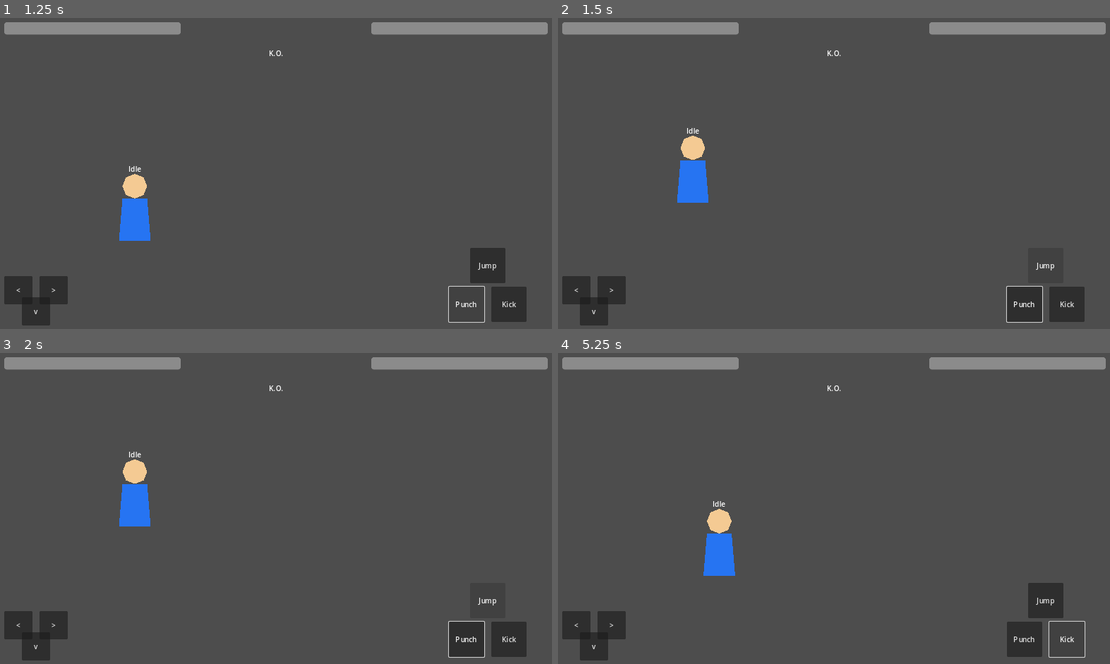
Above: before the commit, frames 1-4 (two rows, left to right).
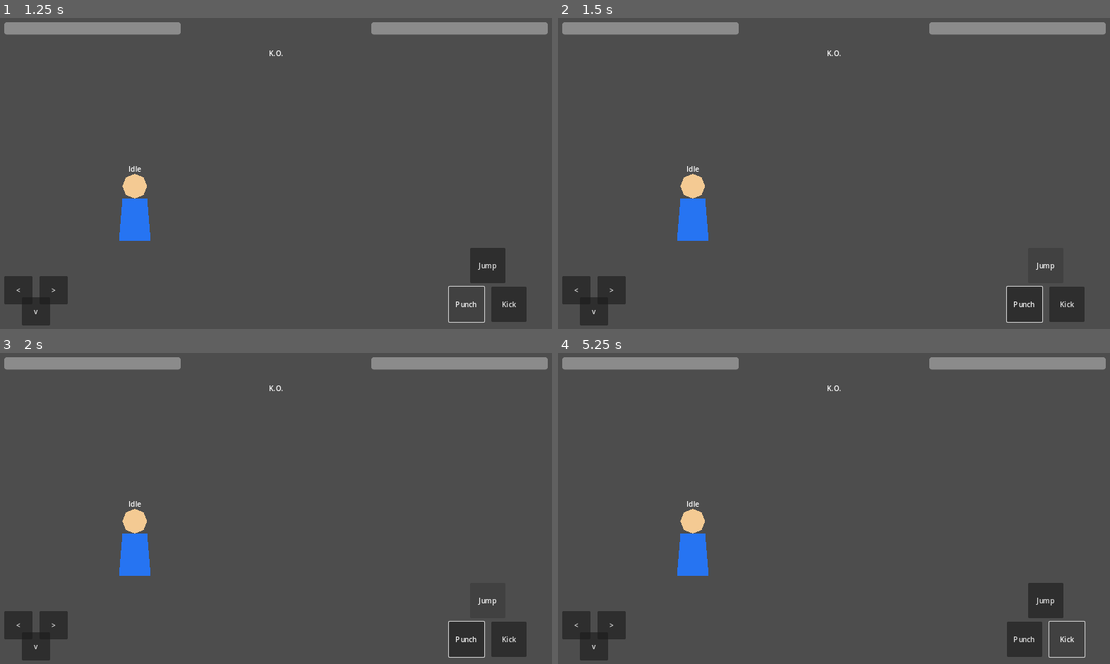
Above: after the commit, the same moments.

Repository: adamonine-stack/hashire-kaminari-dakkan-no-kobushi
Game: Godot game, scene res://scenes/Battle.tscn
Same seed, same stepped clock (60 frames per second), same inputs: the game is played once before the commit and once after it.
Inputs:
- Up to frame 1 (1.25 s): click "Punch" at 0.5 s
- Up to frame 2 (1.5 s): click "Jump" at 1.25 s
- Up to frame 3 (2 s): no input
- Up to frame 4 (5.25 s): click "<" at 2 s; click ">" at 2.75 s; click "v" at 3.5 s; click "Kick" at 4.25 s; tap Enter at 5 s; hold D (MoveRight) from 5.03 s (still down); tap S (Crouch) at 5.1 s

Frame 1 is identical in both runs. In frame 2, 1.5% of the frame differs, in the area x 21-28%, y 35-72%; in frame 3, 1.7%; in frame 4, 1.9%, in the area x 21-33%, y 47-72%.

Commit message:
Dev009 implement player crouch and punch

Diff:
--- a/godot/scripts/player/player_movement.gd
+++ b/godot/scripts/player/player_movement.gd
@@ -1,25 +1,82 @@
 extends CharacterBody2D
 
 @export var move_speed := 300.0
+@export var crouch_speed := 120.0
 @export var jump_power := 500.0
 @export var screen_margin := 36.0
+@export var attack_active_time := 0.12
+@export var attack_cooldown_time := 0.35
+@export var attack_offset := 56.0
 
 var gravity: float = ProjectSettings.get_setting("physics/2d/default_gravity")
+var facing_direction := 1.0
+var attack_active_timer := 0.0
+var attack_cooldown_timer := 0.0
+
+@onready var visual_root := $VisualRoot
+@onready var state_label := $VisualRoot/IdlePlaceholder/IdleStateLabel
+@onready var attack_area := $AttackArea
+@onready var attack_shape := $AttackArea/CollisionShape2D
 
 
 func _physics_process(delta: float) -> void:
-	var direction := Input.get_axis("MoveLeft", "MoveRight")
-	velocity.x = direction * move_speed
+	var direction := Input.get_axis("move_left", "move_right")
+	var is_crouching := Input.is_action_pressed("crouch") and is_on_floor()
+	var current_speed := crouch_speed if is_crouching else move_speed
+
+	if direction != 0.0:
+		facing_direction = signf(direction)
+		visual_root.scale.x = facing_direction
+
+	velocity.x = direction * current_speed
 
 	if is_on_floor():
-		if Input.is_action_just_pressed("Jump"):
+		if Input.is_action_just_pressed("jump") and not is_crouching:
 			velocity.y = -jump_power
 		else:
 			velocity.y = 0.0
 	else:
 		velocity.y += gravity * delta
 
+	if Input.is_action_just_pressed("attack") and attack_cooldown_timer <= 0.0:
+		_start_attack()
+
+	_update_attack(delta)
+	_update_visual_state(is_crouching)
 	move_and_slide()
 
 	var viewport_width := get_viewport_rect().size.x
 	position.x = clampf(position.x, screen_margin, viewport_width - screen_margin)
+
+
+func _start_attack() -> void:
+	attack_active_timer = attack_active_time
+	attack_cooldown_timer = attack_cooldown_time
+	attack_area.position.x = facing_direction * attack_offset
+	attack_area.set_deferred("monitoring", true)
+	attack_shape.set_deferred("disabled", false)
+
+
+func _update_attack(delta: float) -> void:
+	if attack_cooldown_timer > 0.0:
+		attack_cooldown_timer = maxf(attack_cooldown_timer - delta, 0.0)
+
+	if attack_active_timer <= 0.0:
+		return
+
+	attack_active_timer = maxf(attack_active_timer - delta, 0.0)
+	if attack_active_timer == 0.0:
+		attack_area.set_deferred("monitoring", false)
+		attack_shape.set_deferred("disabled", true)
+
+
+func _update_visual_state(is_crouching: bool) -> void:
+	if attack_active_timer > 0.0:
+		state_label.text = "Punch"
+	elif is_crouching:
+		state_label.text = "Crouch"
+	else:
+		state_label.text = "Idle"
+
+	var target_y_scale := 0.7 if is_crouching else 1.0
+	visual_root.scale.y = target_y_scale
